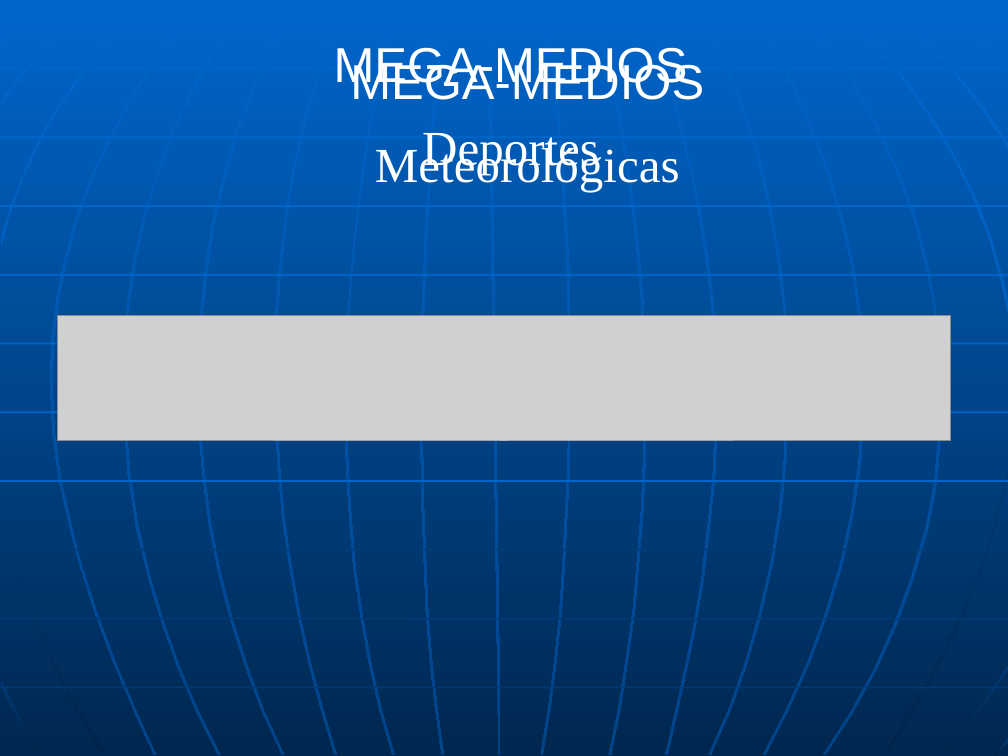
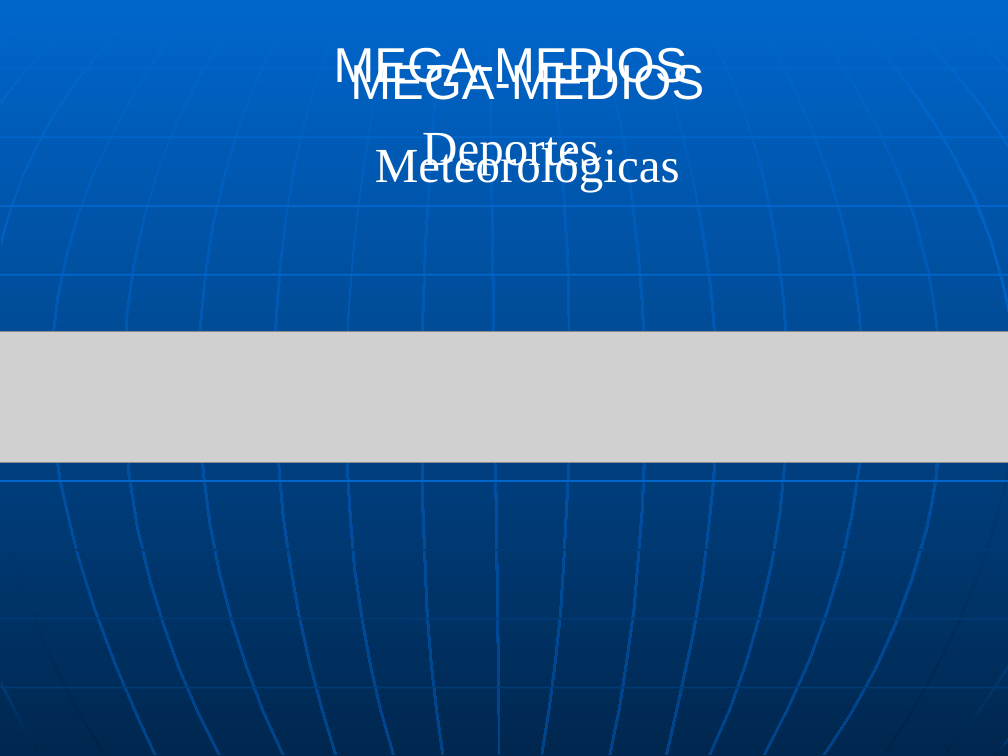
Before and after one commit to flan02/microsoftoffice, a slide deck: slide 6 of trabajos practicos/office-integracion/tp2/MEGA-MEDIOS.pptx. Drawn at 1008x756 pixels with LibreOffice and Linux fonts; fonts in the diff are those of the drawing; grey boxes stand for pictures; background and template pictures are left out. Boxes give left, top, right and bottom in pixels: in the first picture for what was removed or moved away, otherwise in the second. Text is boxed around its words. In the diff, an @@ line names an element or a change of style, - is before the commit and + after.

```diff
--- a/trabajos practicos/office-integracion/tp2/MEGA-MEDIOS.pptx
+++ b/trabajos practicos/office-integracion/tp2/MEGA-MEDIOS.pptx
@@ picture: place and size @@
-picture at (57, 314, 951, 440)
+picture at (0, 332, 1008, 463)
@@ line removed from (0, 344) to (1008, 344) @@
@@ line removed from (0, 412) to (1008, 412) @@
```
Also in this commit, not shown: 5 other slides changed, 2 slides added, 1 slide removed, 30 other files.
